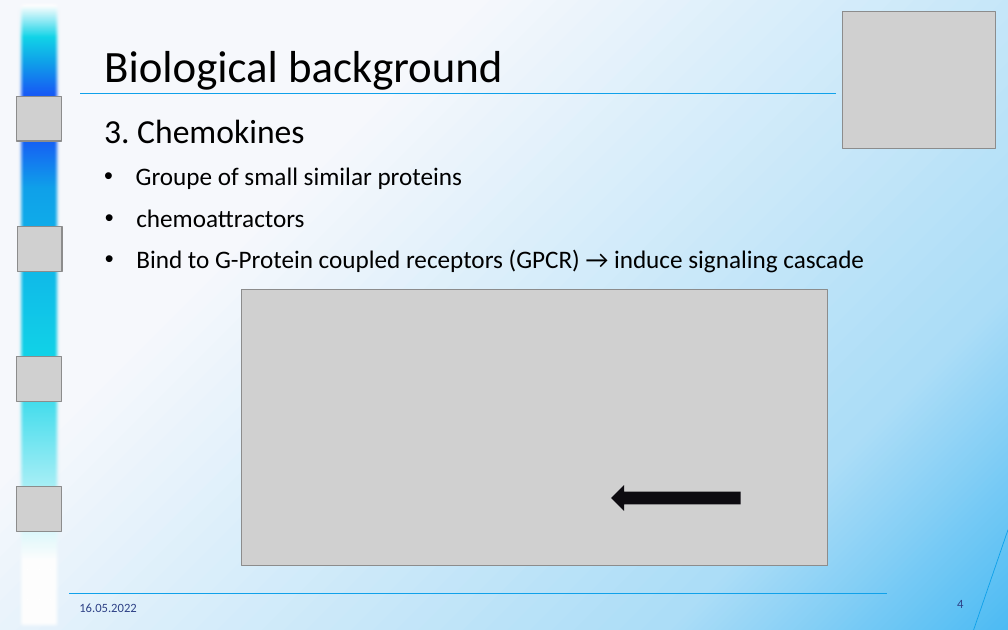
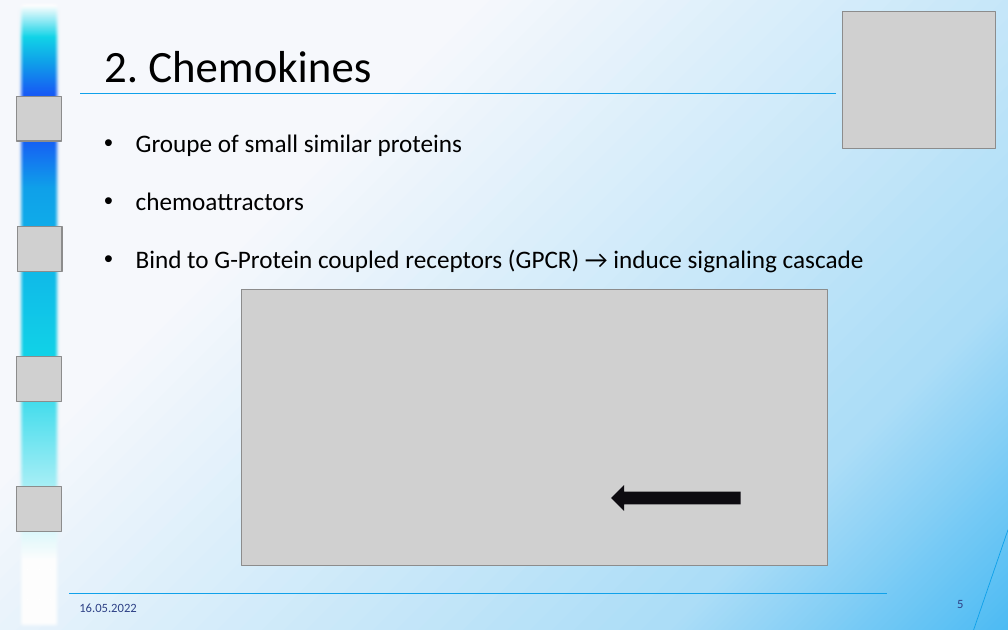
Before and after one commit to datascience-mobi-2022/2022-topic-04-team-01, a slide deck: slide 5 of Presentations/Project Proposal/Project Proposal Presentation Structure+.pptx (slide 4 before the commit). Drawn at 1008x630 pixels with LibreOffice and Linux fonts; fonts in the diff are those of the drawing; grey boxes stand for pictures. Boxes give left, top, right and bottom in pixels: in the first picture for what was removed or moved away, otherwise in the second. Text is boxed around its words. In the diff, an @@ line names an element or a change of style, - is before the commit and + after.

```diff
--- a/Presentations/Project Proposal/Project Proposal Presentation Structure+.pptx
+++ b/Presentations/Project Proposal/Project Proposal Presentation Structure+.pptx
@@ text at (104,51,371,94): text changed @@
-Biological background
+2. Chemokines
@@ text removed at (104,119,304,144) @@
-3. Chemokines
@@ text "Groupe of small similar proteins": place and size @@
-text "Groupe of small similar proteins" at (136,167,462,189)
+text "Groupe of small similar proteins" at (136,134,462,156)
@@ text "chemoattractors": place and size @@
-text "chemoattractors" at (136,209,304,228)
+text "chemoattractors" at (136,192,304,211)
@@ page number at (957,600,963,608): text changed @@
-4
+5
```
Also in this commit, not shown: 2 other slides changed, 3 slides added.
